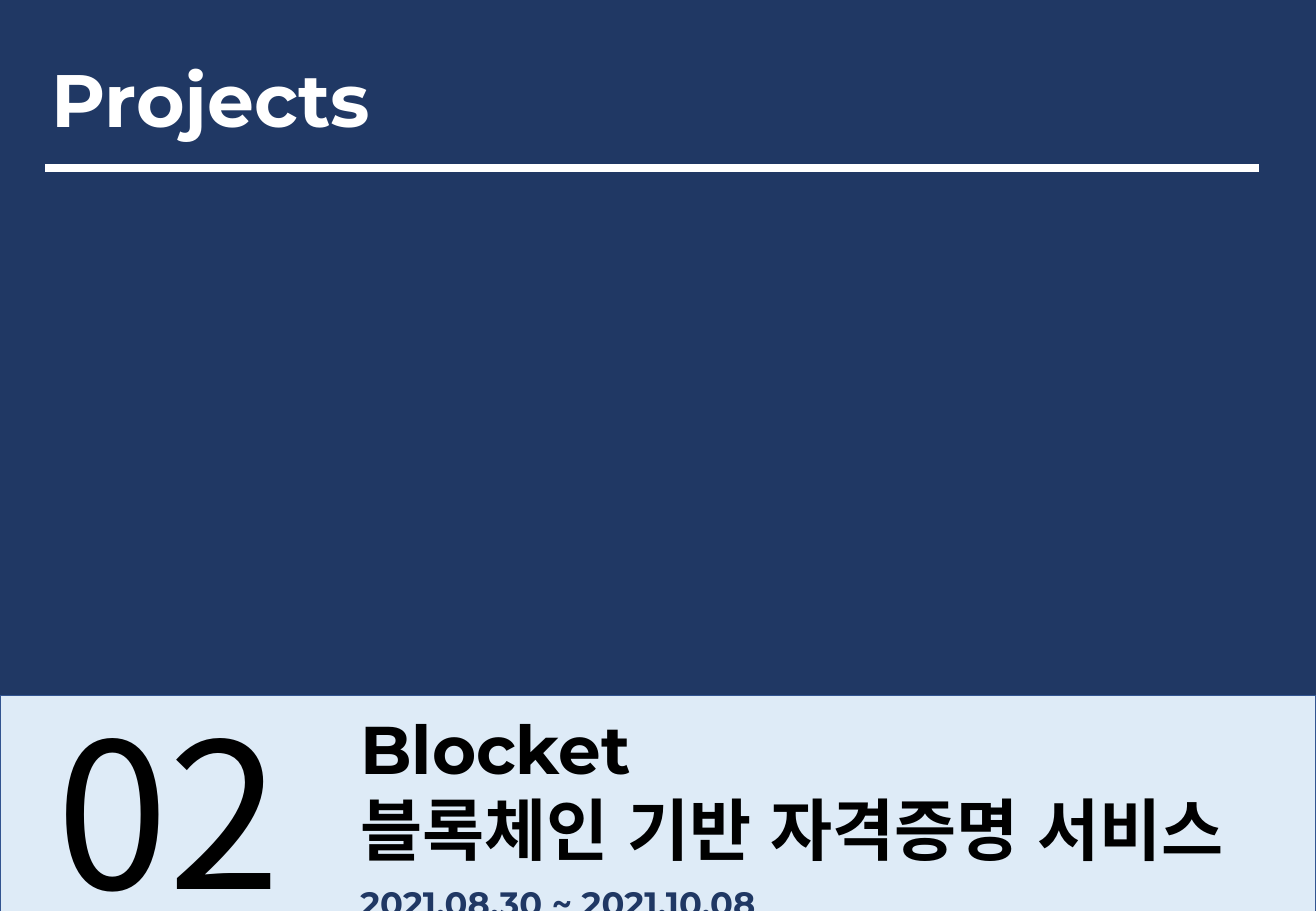
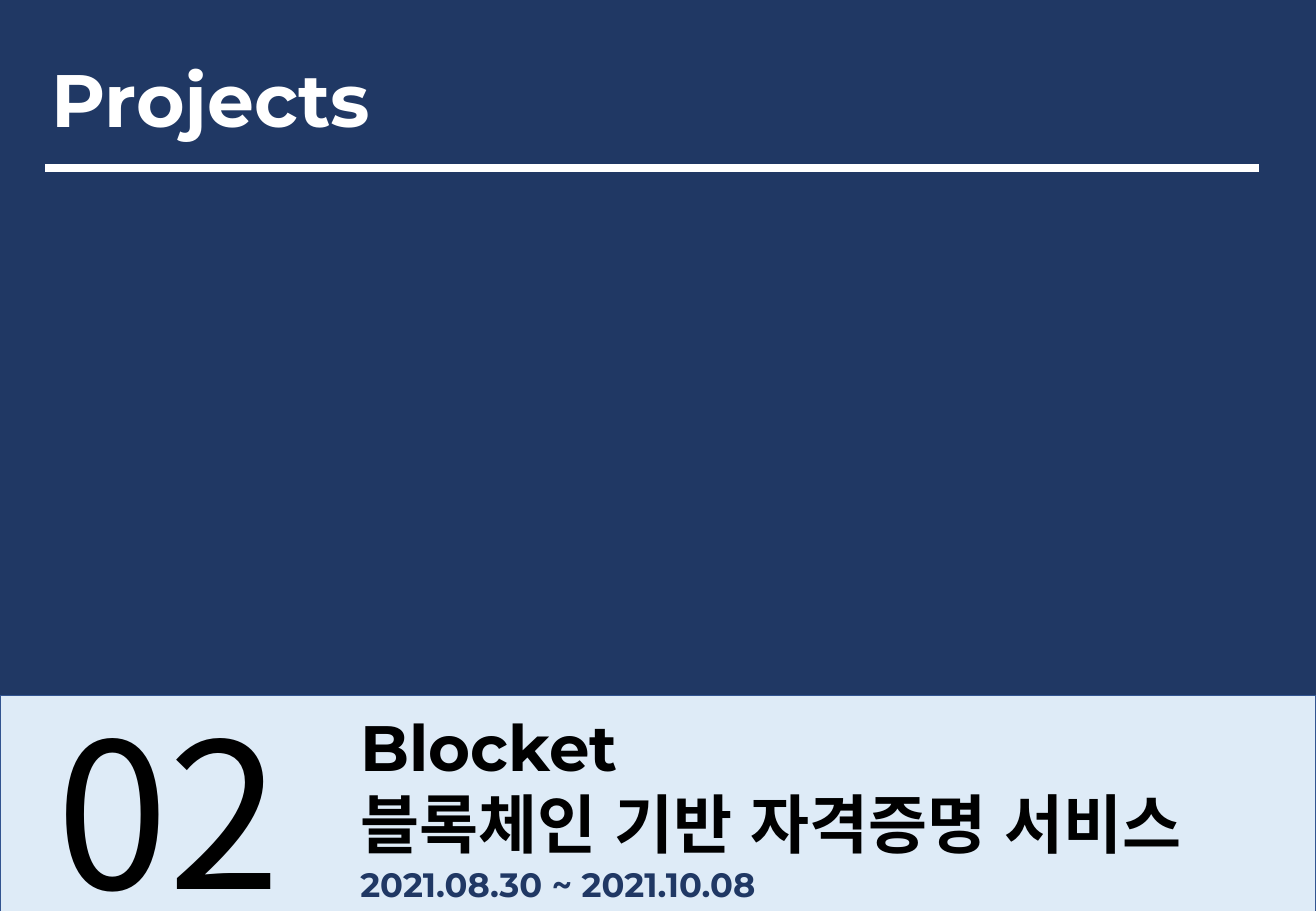
Before and after one commit to tofan0412/Algorithm, a slide deck: slide 14 of 취준/조웅현_프로젝트포트폴리오.pptx. Drawn at 1316x911 pixels with LibreOffice and Linux fonts; fonts in the diff are those of the drawing. Boxes give left, top, right and bottom in pixels: in the first picture for what was removed or moved away, otherwise in the second. Text is boxed around its words. In the diff, an @@ line names an element or a change of style, - is before the commit and + after.

```diff
--- a/취준/조웅현_프로젝트포트폴리오.pptx
+++ b/취준/조웅현_프로젝트포트폴리오.pptx
@@ text "Blocket 블록체인 기반 자격증명 서비스" at <box>360,723,1181,854</box>: size 40 to 38 pt @@
@@ text "2021.08.30 ~ 2021.10.08" rewrapped from <box>349,877,1198,911</box> to <box>360,873,756,898</box> @@
```
Also in this commit, not shown: 16 other slides changed, 3 other files.
